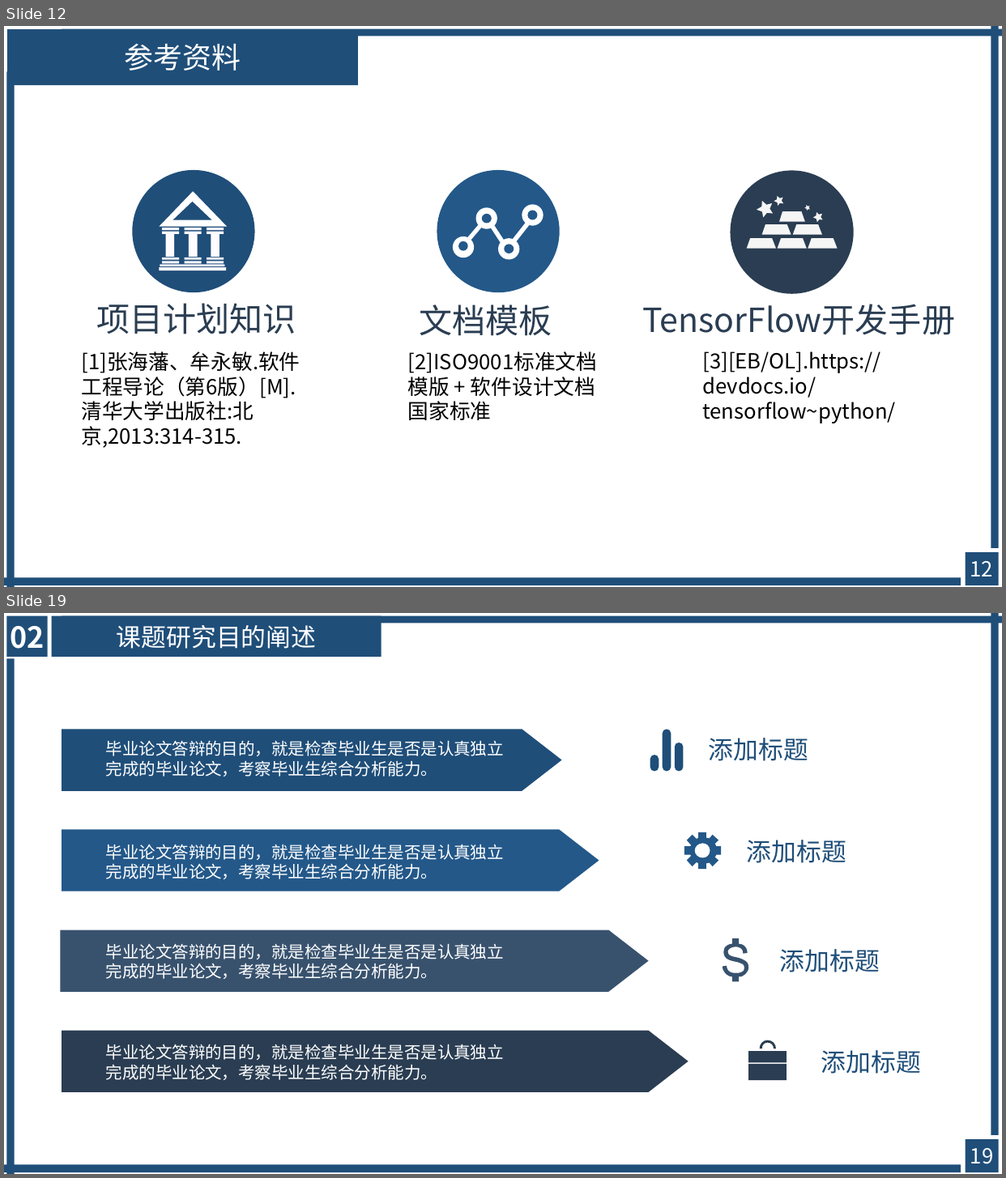
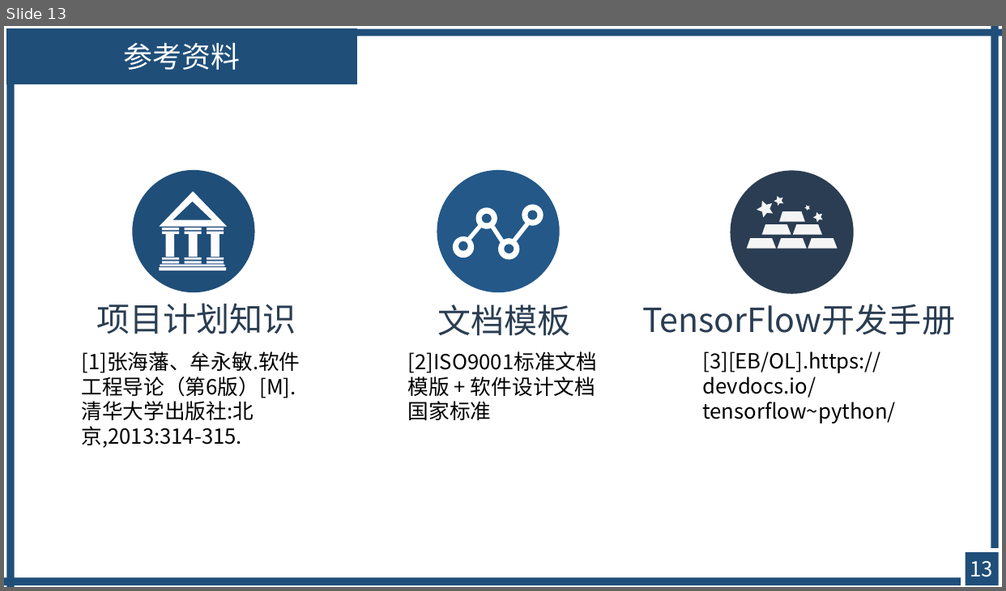
Before and after one commit to avgstuBoboge/SE2020-document, a slide deck: ppt/SE2020-G16-项目计划.ppt. Shown one above the other, each under a label of ours: slides 12 and 19 before the commit, slide 13 after it; the slides between them are not shown. The pictures are 1006x1178 and 1006x591 pixels, drawn with LibreOffice and Linux fonts; fonts in the diff are those of the drawing. Boxes give left, top, right and bottom in pixels: in the first picture for what was removed or moved away, otherwise in the second. Text is boxed around its words. In the diff, an @@ line names an element or a change of style, - is before the commit and + after.

```diff
--- a/ppt/SE2020-G16-项目计划.ppt
+++ b/ppt/SE2020-G16-项目计划.ppt
@@ slide 19 removed at <box>4,613,1002,1174</box>, background #FFFFFF @@
@@ rectangle removed at <box>7,616,48,657</box> @@
-02
@@ rectangle removed at <box>52,616,381,657</box> @@
-课题研究目的阐述
@@ rectangle removed at <box>62,616,1001,624</box> @@
@@ rectangle removed at <box>991,613,998,1135</box> @@
@@ rectangle removed at <box>6,658,14,1174</box> @@
@@ freeform shape removed at <box>62,729,561,791</box> @@
@@ freeform shape removed at <box>663,729,671,771</box> @@
@@ text removed at <box>106,740,505,777</box> @@
-毕业论文答辩的目的，就是检查毕业生是否是认真独立完成的毕业论文，考察毕业生综合分析能力。
@@ freeform shape removed at <box>650,755,658,772</box> @@
@@ freeform shape removed at <box>674,743,683,771</box> @@
@@ text removed at <box>709,738,808,761</box> @@
-添加标题
@@ freeform shape removed at <box>62,829,599,891</box> @@
@@ text removed at <box>106,844,505,879</box> @@
-毕业论文答辩的目的，就是检查毕业生是否是认真独立完成的毕业论文，考察毕业生综合分析能力。
@@ freeform shape removed at <box>684,833,721,869</box> @@
@@ text removed at <box>747,840,846,863</box> @@
-添加标题
@@ freeform shape removed at <box>60,931,648,991</box> @@
@@ text removed at <box>106,943,505,979</box> @@
-毕业论文答辩的目的，就是检查毕业生是否是认真独立完成的毕业论文，考察毕业生综合分析能力。
@@ freeform shape removed at <box>722,939,748,982</box> @@
@@ text removed at <box>780,949,880,973</box> @@
-添加标题
@@ freeform shape removed at <box>62,1030,688,1093</box> @@
@@ text removed at <box>106,1044,505,1080</box> @@
-毕业论文答辩的目的，就是检查毕业生是否是认真独立完成的毕业论文，考察毕业生综合分析能力。
@@ freeform shape removed at <box>760,1040,776,1048</box> @@
@@ rectangle removed at <box>748,1051,786,1063</box> @@
@@ rectangle removed at <box>748,1064,786,1080</box> @@
@@ text removed at <box>821,1050,921,1074</box> @@
-添加标题
@@ rectangle removed at <box>965,1139,997,1172</box> @@
@@ rectangle removed at <box>4,1165,960,1173</box> @@
@@ page number removed at <box>970,1148,994,1165</box> @@
-19
@@ what was slide 12 is now slide 13 @@
@@ slide 13 changed as well @@
@@ text "文档模板": place and size @@
-text "文档模板" at <box>419,305,552,336</box>
+text "文档模板" at <box>437,305,570,336</box>
@@ text "文档模板" at <box>437,305,570,336</box>: indent changed @@
@@ page number at <box>970,561,994,578</box>: text changed @@
-12
+13
```
Also in this commit, not shown: 5 other slides changed, 1 slide added, 12 other slides removed.
